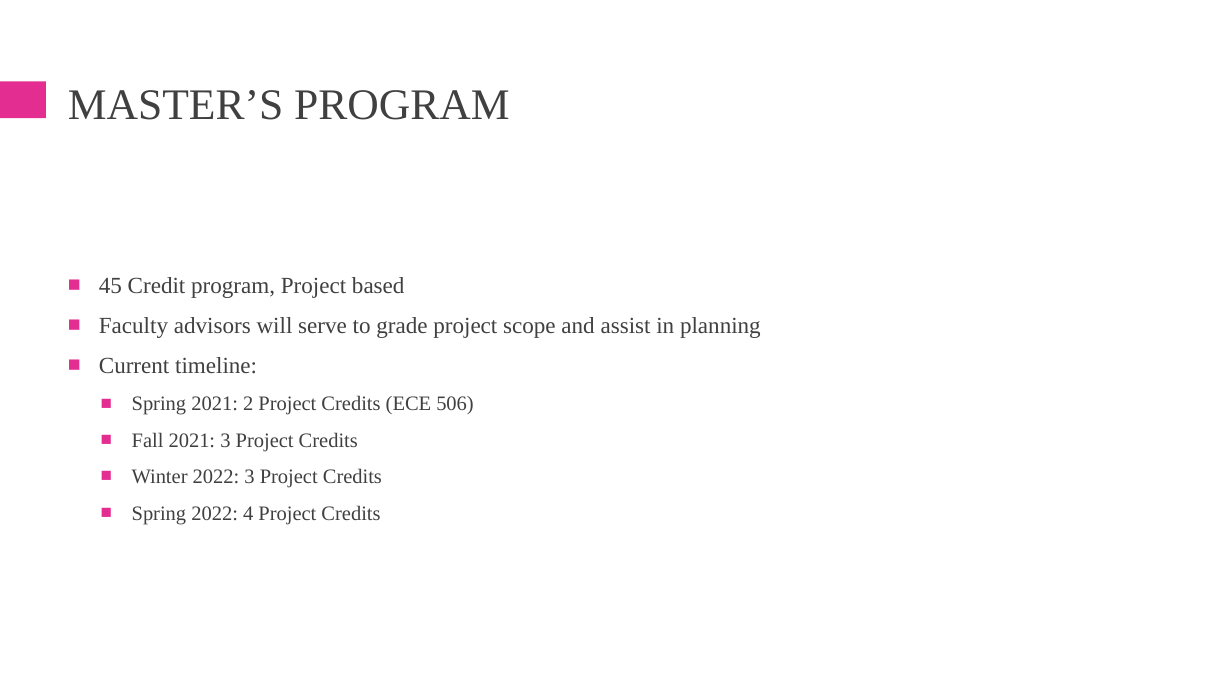
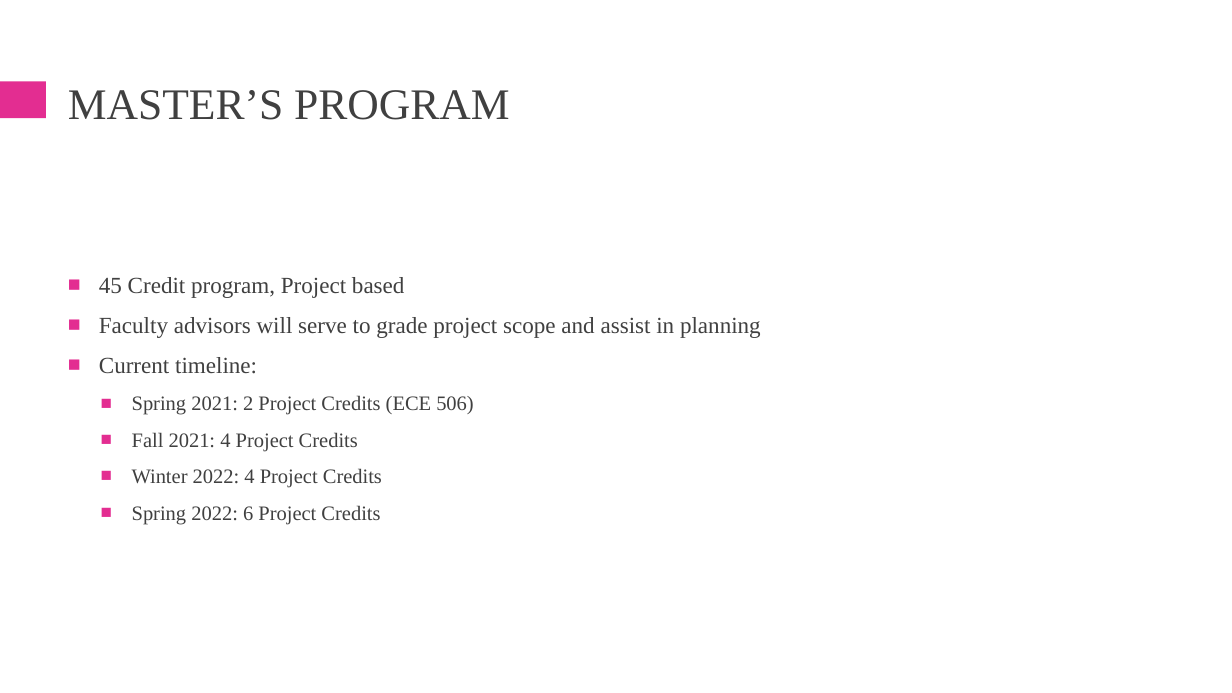
Before and after one commit to Jbruslind/PersonalProjects, a slide deck: slide 3 of HyperRail/Admin/HyperRail Overview.pptx. Drawn at 1232x693 pixels with LibreOffice and Linux fonts; fonts in the diff are those of the drawing. Boxes give left, top, right and bottom in pixels: in the first picture for what was removed or moved away, otherwise in the second. Text is boxed around its words. In the diff, an @@ line names an element or a change of style, - is before the commit and + after.

```diff
--- a/HyperRail/Admin/HyperRail Overview.pptx
+++ b/HyperRail/Admin/HyperRail Overview.pptx
@@ text at (x1=132, y1=432, x2=382, y2=525): text changed @@
-  ■ Fall 2021: 3 Project Credits
-  ■ Winter 2022: 3 Project Credits
-  ■ Spring 2022: 4 Project Credits
+  ■ Fall 2021: 4 Project Credits
+  ■ Winter 2022: 4 Project Credits
+  ■ Spring 2022: 6 Project Credits
```
Also in this commit, not shown: 25 other files.
